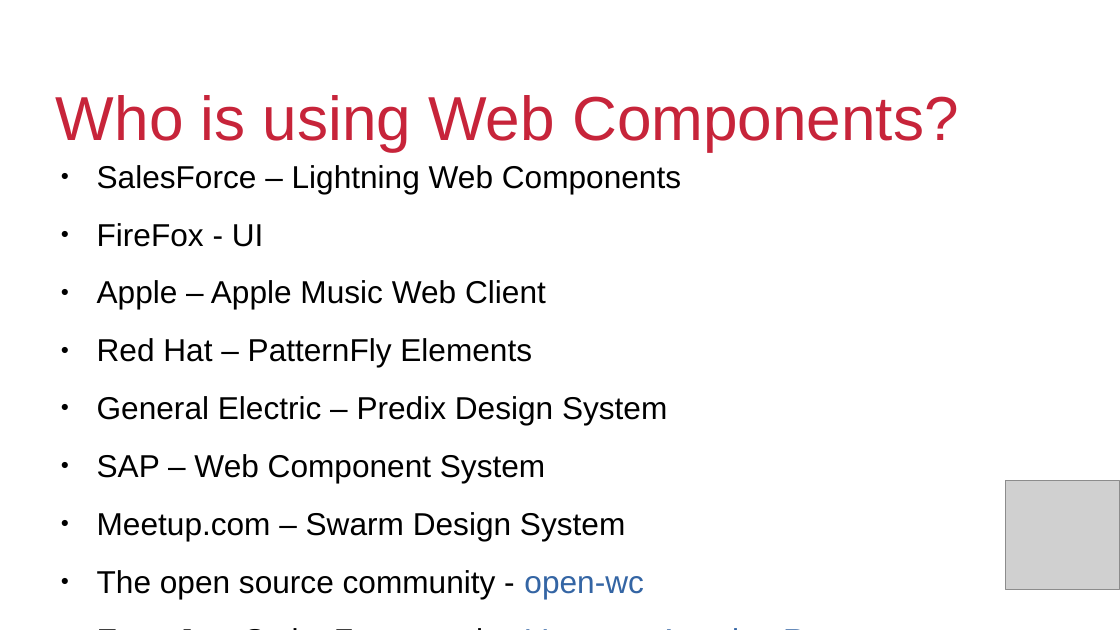
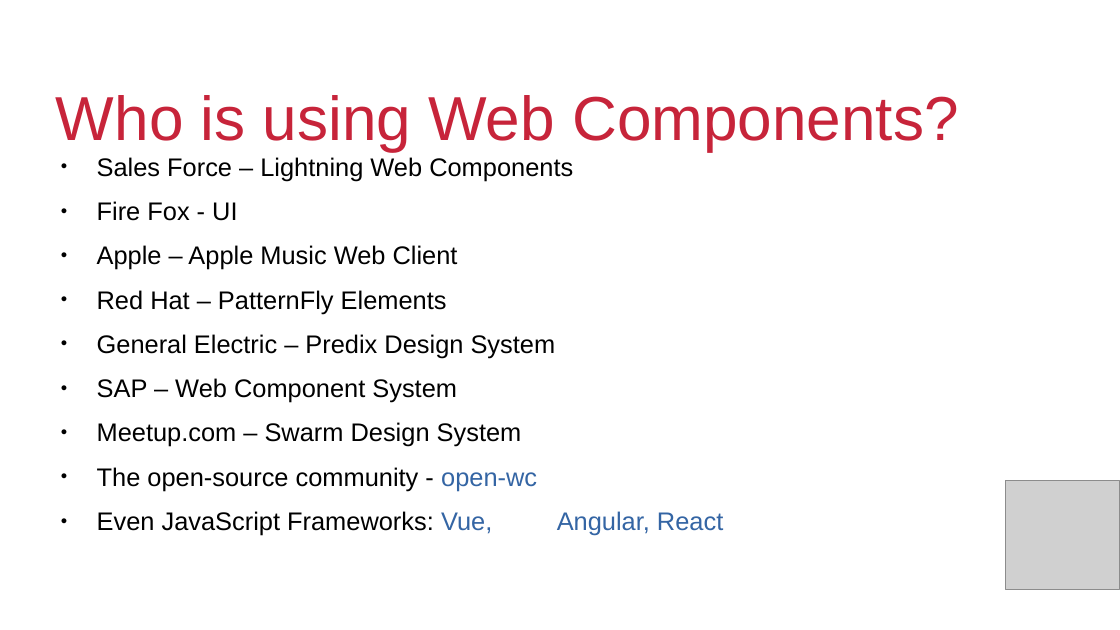
Before and after one commit to QuiWorks/wc-presentation, a slide deck: slide 7 of wc-pp-presentation.odp (slide 9 before the commit). Drawn at 1120x630 pixels with LibreOffice and Linux fonts; fonts in the diff are those of the drawing; grey boxes stand for pictures; background and template pictures are left out. Boxes give left, top, right and bottom in pixels: in the first picture for what was removed or moved away, otherwise in the second. Text is boxed around its words. In the diff, an @@ line names an element or a change of style, - is before the commit and + after.

```diff
--- a/wc-pp-presentation.odp
+++ b/wc-pp-presentation.odp
@@ text at (97,157,573,221): text changed; size 22.4 to 18 pt @@
-● SalesForce – Lightning Web Components
-● FireFox - UI
+● Sales Force – Lightning Web Components
+● Fire Fox - UI
@@ text at (97,245,723,535): size 22.4 to 18 pt in "Apple – Apple Music Web Client", "Red Hat – PatternFly Elements", "General Electric – Predix Design System", "SAP – Web Component System" and 2 more places; indent changed; line spacing 1 to 0.8 @@
@@ text at (97,467,537,491): text changed; size 22.4 to 18 pt @@
-● The open source community - open-wc
+● The open-source community - open-wc
@@ text removed at (192,601,453,630) @@
-<date/time>
@@ text removed at (469,601,823,630) @@
-<footer>
```
Also in this commit, not shown: 4 other slides changed, 2 slides added, 6 slides removed.
